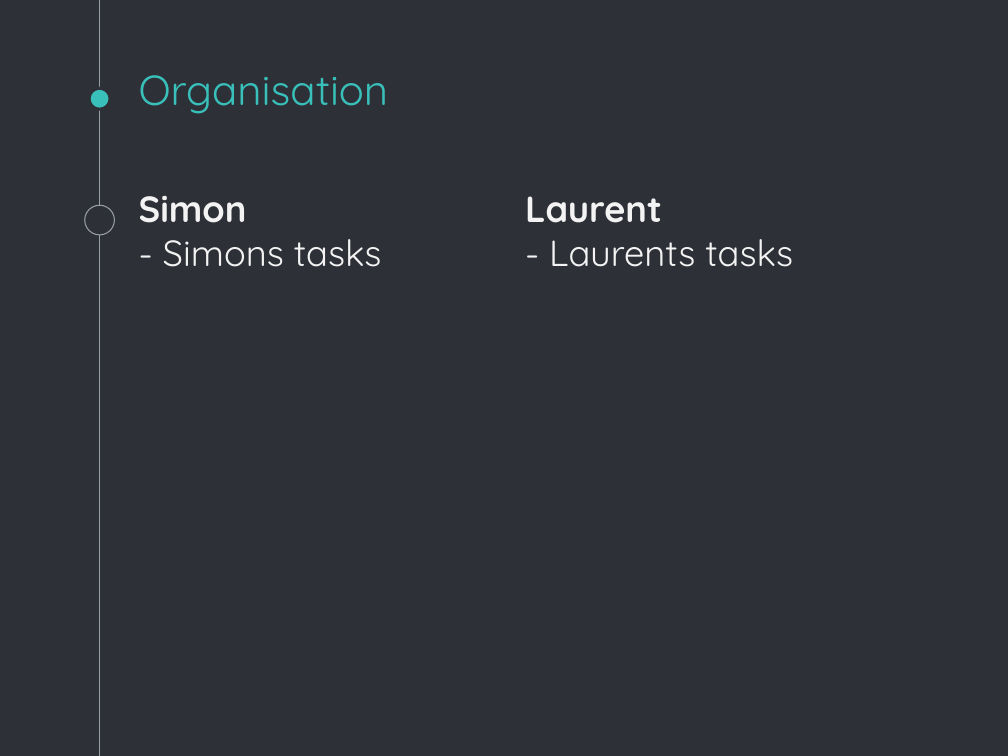
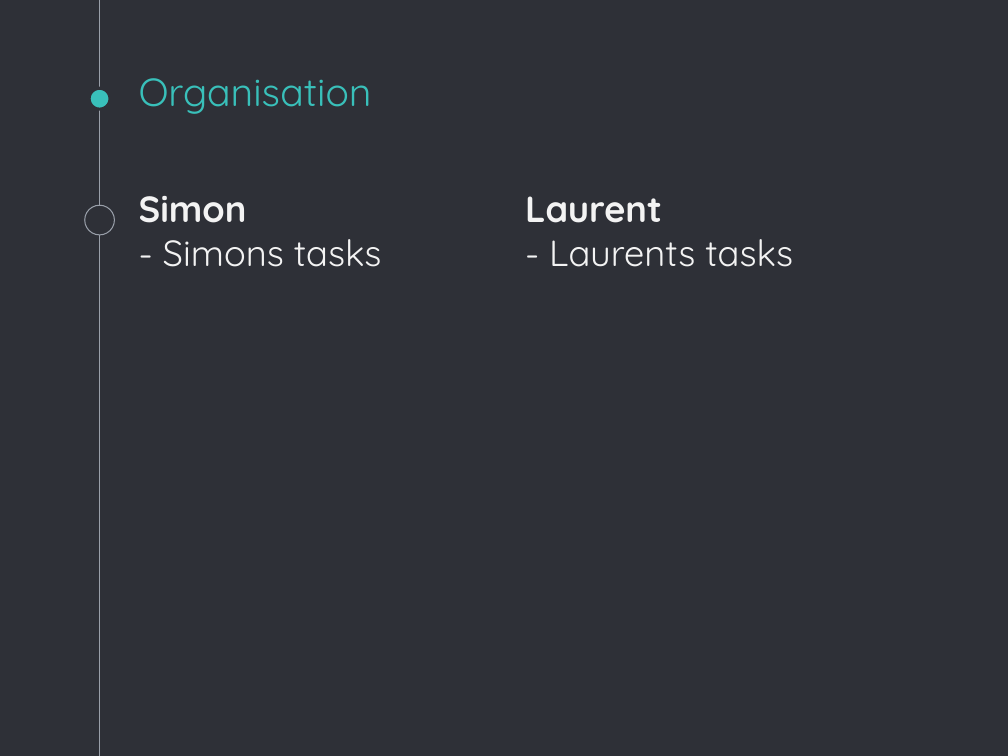
Before and after one commit to SimuJenni/RD-project, a slide deck: slide 5 of doc/initial-plan.pptx (slide 8 before the commit). Drawn at 1008x756 pixels with LibreOffice and Linux fonts; fonts in the diff are those of the drawing. Boxes give left, top, right and bottom in pixels: in the first picture for what was removed or moved away, otherwise in the second. Text is boxed around its words. In the diff, an @@ line names an element or a change of style, - is before the commit and + after.

```diff
--- a/doc/initial-plan.pptx
+++ b/doc/initial-plan.pptx
@@ title "Organisation" at (x1=139, y1=78, x2=372, y2=114): size 30 to 28 pt @@
```
Also in this commit, not shown: 2 other slides changed, 4 slides added, 2 slides removed, 1 other file.
